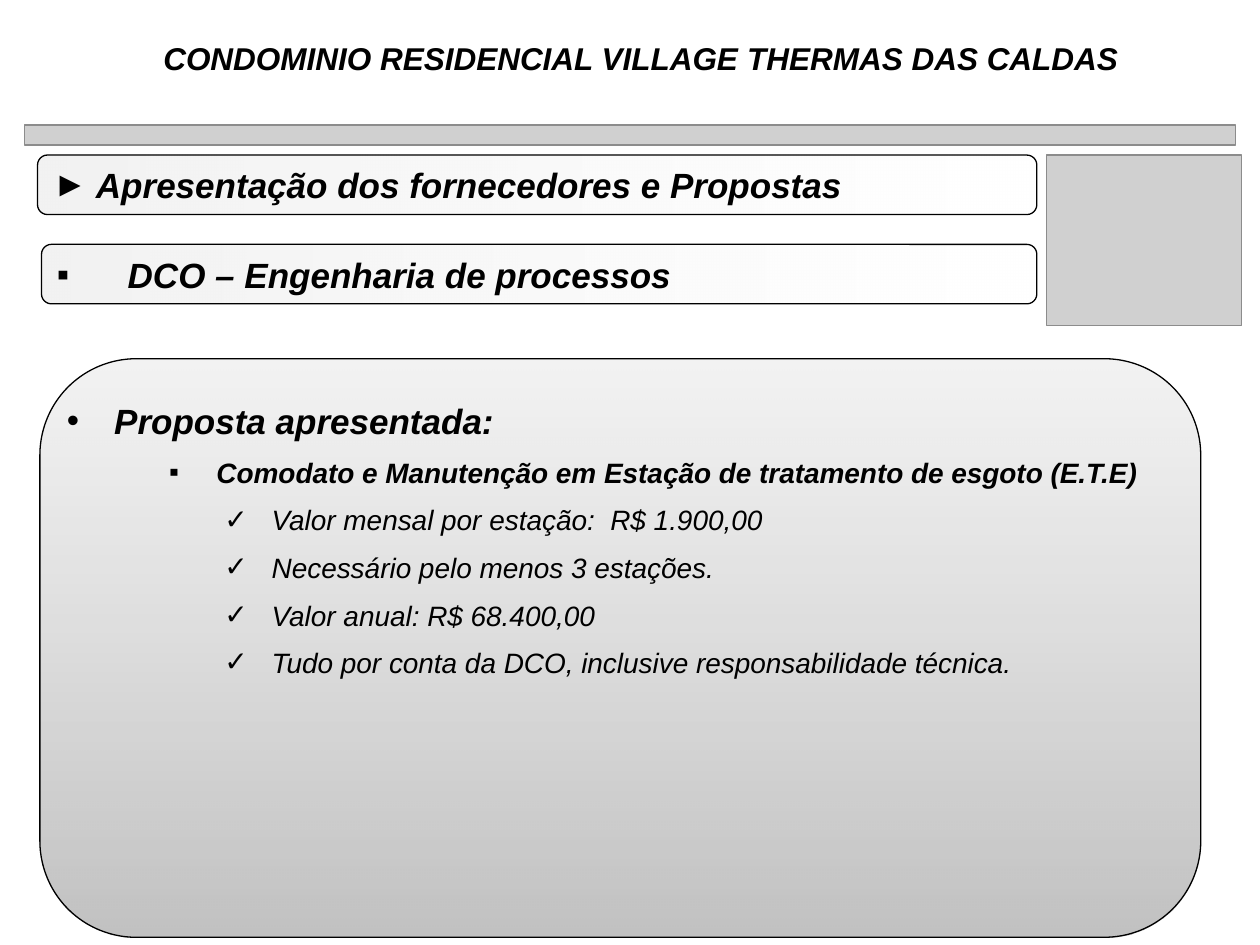
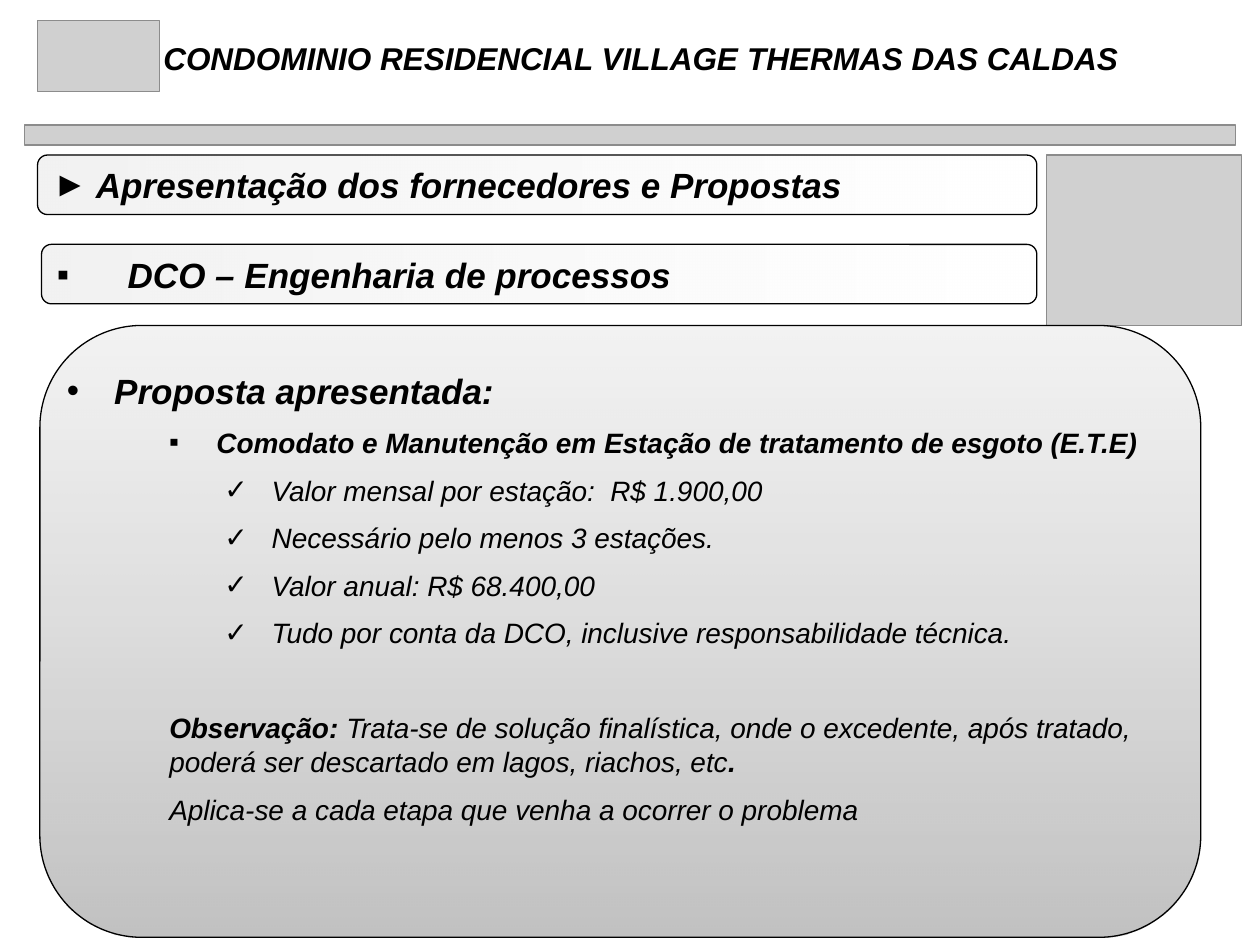
Before and after one commit to rwlc71/Village, a slide deck: slide 14 of Manutenção Village/FossaSepticas.pptx (slide 13 before the commit). Drawn at 1260x945 pixels with LibreOffice and Linux fonts; fonts in the diff are those of the drawing; grey boxes stand for pictures. Boxes give left, top, right and bottom in pixels: in the first picture for what was removed or moved away, otherwise in the second. Text is boxed around its words. In the diff, an @@ line names an element or a change of style, - is before the commit and + after.

```diff
--- a/Manutenção Village/FossaSepticas.pptx
+++ b/Manutenção Village/FossaSepticas.pptx
@@ picture added at box(38, 21, 160, 92) @@
@@ rounded rectangle: place and size @@
-rounded rectangle at box(40, 359, 1201, 937)
+rounded rectangle at box(40, 325, 1201, 937)
@@ text "Proposta apresentada:": place and size @@
-text "Proposta apresentada:" at box(114, 408, 1137, 678)
+text "Proposta apresentada:" at box(114, 378, 1137, 825)
@@ text at box(169, 717, 1131, 825): paragraphs added @@
+  Observação: Trata-se de solução finalística, onde o excedente, após tratado, poderá ser descartado em lagos, riachos, etc.
+  Aplica-se a cada etapa que venha a ocorrer o problema
```
Also in this commit, not shown: 19 other slides changed, 1 slide added, 10 other files.
